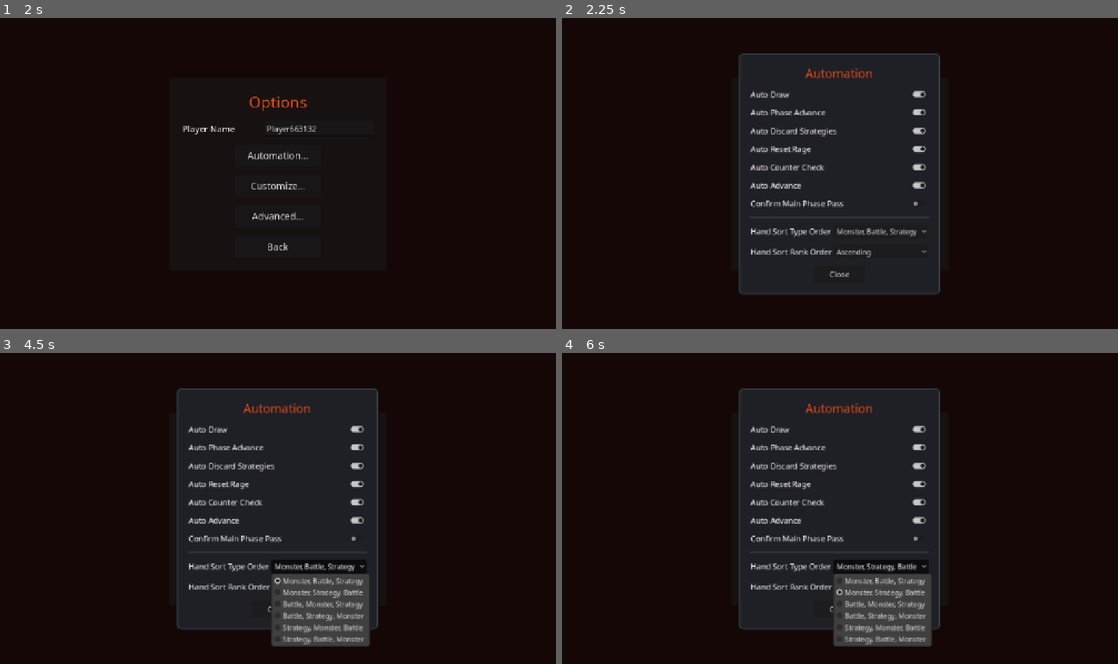
Above: before the commit, frames 1-4 (two rows, left to right).
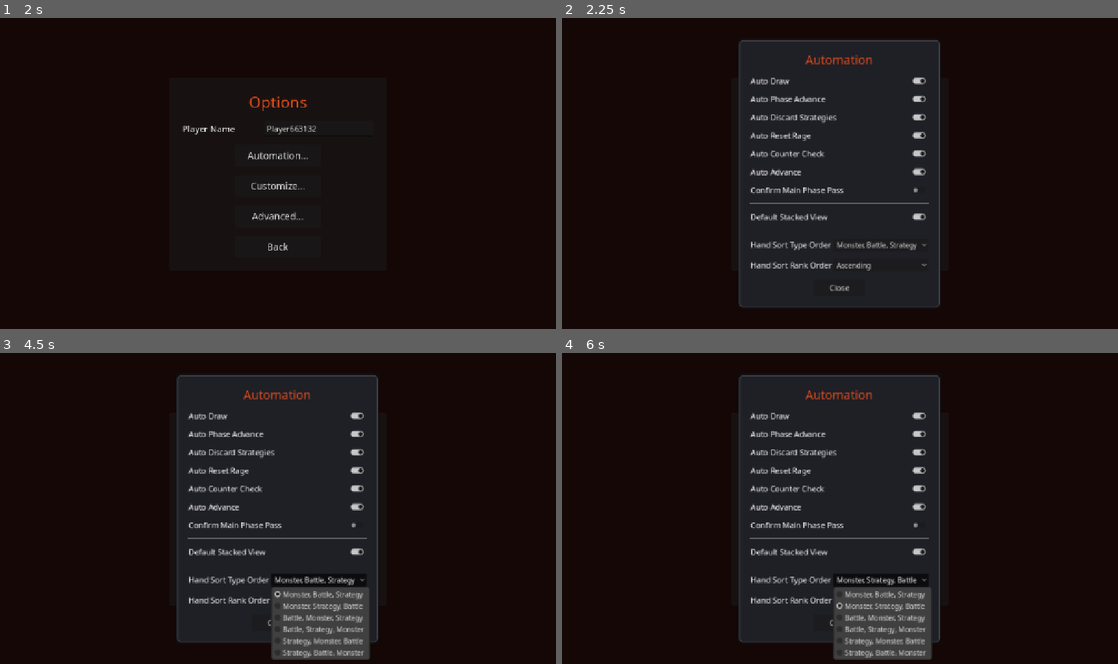
Above: after the commit, the same moments.

Repository: hunterdurbin/godzilla-sim
Game: Godot game, scene res://scenes/ui/LoadingScreen.tscn
Two runs of this game, one before a commit and one after it. Both use one fixed random seed, a clock stepped at 60 frames per second and the inputs below.
Inputs:
- Up to frame 1 (2 s): click "Skip" at 0.5 s; click "Options" at 1.25 s
- Up to frame 2 (2.25 s): click "Automation..." at 2 s
- Up to frame 3 (4.5 s): click "Customize..." at 2.75 s; click "Advanced..." at 3.5 s; click "Monster, Battle, Strategy" at 4.25 s
- Up to frame 4 (6 s): click "Ascending" at 5 s; click "Monster, Strategy, Battle" at 5.75 s

Frame 1 is identical in both runs. In frame 2, 7.7% of the frame differs, in the area x 31-68%, y 7-94%; in frame 3, 9.0%; in frame 4, 9.0%, in the area x 31-68%, y 7-99%.

Commit message:
Remember stack view in Game Setting

Diff:
--- a/data/game_settings.gd
+++ b/data/game_settings.gd
@@ -30,6 +30,7 @@
 var confirm_main_phase_pass: bool = false
 var hand_sort_type_order: int = 0  # 0-5 index into type permutations
 var hand_sort_rank_ascending: bool = true
+var stacked_view: bool = true  # Remembered stacked toggle for overlays
 
 # Visual settings
 var custom_playmat_enabled: bool = false
@@ -102,6 +103,7 @@
 	config.set_value("gameplay", "confirm_main_phase_pass", confirm_main_phase_pass)
 	config.set_value("gameplay", "hand_sort_type_order", hand_sort_type_order)
 	config.set_value("gameplay", "hand_sort_rank_ascending", hand_sort_rank_ascending)
+	config.set_value("gameplay", "stacked_view", stacked_view)
 	config.set_value("visual", "custom_playmat_enabled", custom_playmat_enabled)
 	config.set_value("visual", "custom_playmat_opponent", custom_playmat_opponent)
 	config.set_value("visual", "color_overlay_mode", color_overlay_mode)
@@ -131,6 +133,7 @@
 	confirm_main_phase_pass = config.get_value("gameplay", "confirm_main_phase_pass", false)
 	hand_sort_type_order = config.get_value("gameplay", "hand_sort_type_order", 0)
 	hand_sort_rank_ascending = config.get_value("gameplay", "hand_sort_rank_ascending", true)
+	stacked_view = config.get_value("gameplay", "stacked_view", true)
 	custom_playmat_enabled = config.get_value("visual", "custom_playmat_enabled", false)
 	custom_playmat_opponent = config.get_value("visual", "custom_playmat_opponent", false)
 	color_overlay_mode = config.get_value("visual", "color_overlay_mode", 3)
--- a/scenes/board/game_board.gd
+++ b/scenes/board/game_board.gd
@@ -109,6 +109,9 @@
 @onready var discard_view_grid: GridContainer = $DiscardViewOverlay/DiscardViewPanel/VBox/ScrollContainer/CardGrid
 @onready var discard_view_close: Button = $DiscardViewOverlay/DiscardViewPanel/VBox/CloseButton
 @onready var discard_view_stacked: CheckButton = $DiscardViewOverlay/DiscardViewPanel/VBox/StackedToggle
+
+# In-game stacked preference (initialized from GameSettings, remembered for the match)
+var _match_stacked_view: bool = true
 
 # Stored deck search data for toggling between matching/all/stacked
 var _deck_search_matching: Array[Dictionary] = []
@@ -445,6 +448,7 @@
 
 	is_multiplayer_game = NetworkManager.is_multiplayer()
 	local_player_id = NetworkManager.get_local_player_id() if is_multiplayer_game else 0
+	_match_stacked_view = _match_stacked_view
 
 	# Wire hand CardManagers to PlayerBoards
 	player1_board.hand_manager = player1_hand
@@ -3719,7 +3723,7 @@
 
 	deck_search_prompt.text = prompt
 	deck_search_show_all.set_pressed_no_signal(matching.is_empty())
-	deck_search_stacked.set_pressed_no_signal(true)
+	deck_search_stacked.set_pressed_no_signal(_match_stacked_view)
 	deck_search_overlay.visible = true
 
 	_refresh_deck_search_grid()
@@ -3771,6 +3775,7 @@
 
 
 func _on_deck_search_toggled(_value: bool) -> void:
+	_match_stacked_view = deck_search_stacked.button_pressed
 	_refresh_deck_search_grid()
 
 
@@ -4488,7 +4493,7 @@
 
 	card_pool_select_prompt.text = prompt
 	card_pool_select_show_all.set_pressed_no_signal(matching.is_empty())
-	card_pool_select_stacked.set_pressed_no_signal(true)
+	card_pool_select_stacked.set_pressed_no_signal(_match_stacked_view)
 	card_pool_select_overlay.visible = true
 
 	_refresh_card_select()
@@ -4635,6 +4640,7 @@
 
 
 func _on_card_select_toggled(_value: bool) -> void:
+	_match_stacked_view = card_pool_select_stacked.button_pressed
 	_refresh_card_select()
 
 
@@ -5195,7 +5201,7 @@
 	var pname := GameLog.player_name(pid)
 	var title := "%s Discard Pile (%d)" % [pname, _discard_view_cards.size()]
 	discard_view_title.text = title
-	discard_view_stacked.set_pressed_no_signal(true)
+	discard_view_stacked.set_pressed_no_signal(_match_stacked_view)
 	discard_view_overlay.visible = true
 	_refresh_discard_view_grid()
 
@@ -5238,6 +5244,7 @@
 
 
 func _on_discard_view_stacked_toggled(_value: bool) -> void:
+	_match_stacked_view = discard_view_stacked.button_pressed
 	_refresh_discard_view_grid()
 
 
@@ -5258,7 +5265,7 @@
 	_monster_deck_view_cards = player.monster_deck.duplicate(true)
 	var title := "Monster Deck (%d)" % _monster_deck_view_cards.size()
 	monster_deck_view_title.text = title
-	monster_deck_view_stacked.set_pressed_no_signal(false)
+	monster_deck_view_stacked.set_pressed_no_signal(_match_stacked_view)
 	monster_deck_view_overlay.visible = true
 	_refresh_monster_deck_view_grid()
 
@@ -5301,6 +5308,7 @@
 
 
 func _on_monster_deck_view_stacked_toggled(_value: bool) -> void:
+	_match_stacked_view = monster_deck_view_stacked.button_pressed
 	_refresh_monster_deck_view_grid()
 
 
--- a/scenes/ui/options.gd
+++ b/scenes/ui/options.gd
@@ -126,6 +126,10 @@
 	_add_toggle_row(vbox, "Auto Counter Check", "auto_counter_check")
 	_add_toggle_row(vbox, "Auto Advance", "auto_advance")
 	_add_toggle_row(vbox, "Confirm Main Phase Pass", "confirm_main_phase_pass")
+
+	vbox.add_child(HSeparator.new())
+
+	_add_toggle_row(vbox, "Default Stacked View", "stacked_view")
 
 	vbox.add_child(HSeparator.new())
 
